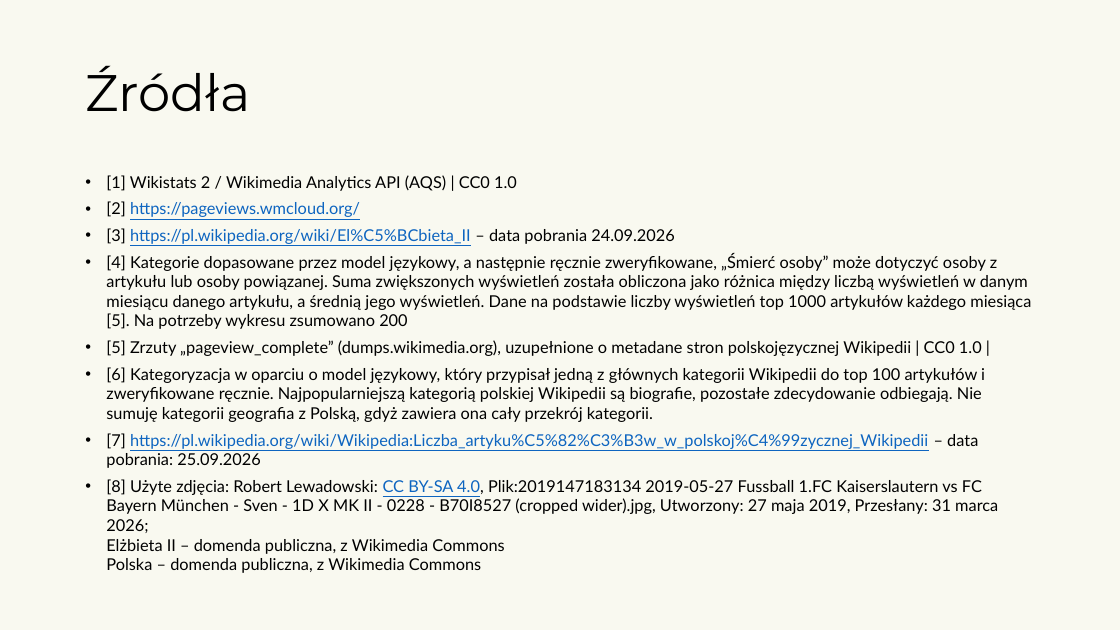
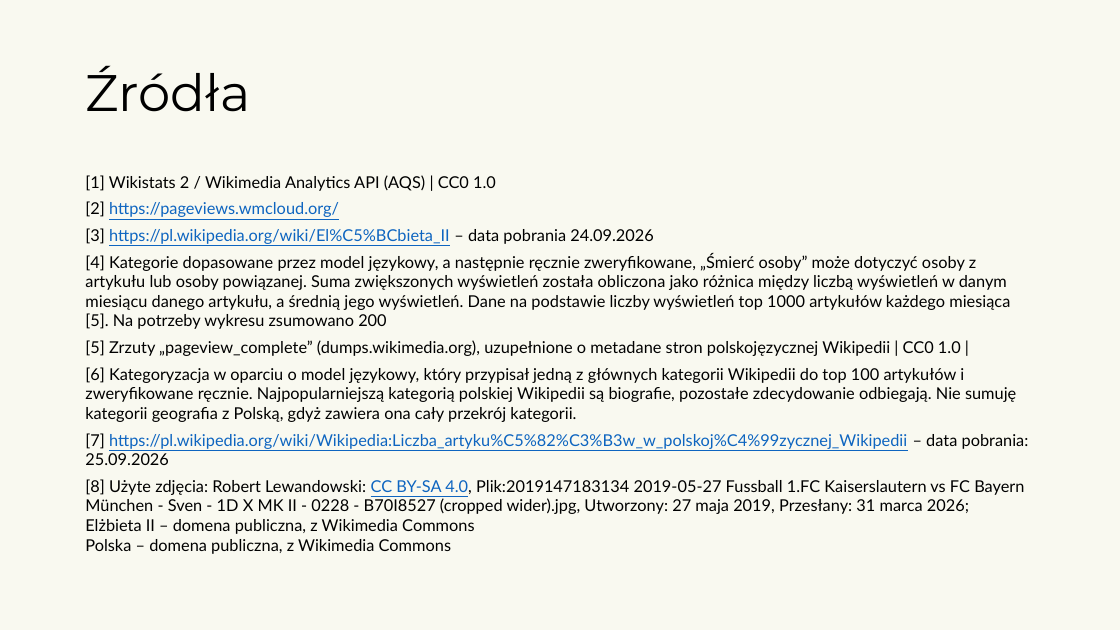
Before and after one commit to kotlarekm/BI_NGO_Wikipedia, a slide deck: slide 11 of storytelling/Storytelling.pptx (slide 12 before the commit). Drawn at 1120x630 pixels with LibreOffice and Linux fonts; fonts in the diff are those of the drawing; background and template pictures are left out. Boxes give left, top, right and bottom in pixels: in the first picture for what was removed or moved away, otherwise in the second. Text is boxed around its words. In the diff, an @@ line names an element or a change of style, - is before the commit and + after.

```diff
--- a/storytelling/Storytelling.pptx
+++ b/storytelling/Storytelling.pptx
@@ text at box(85, 175, 1029, 465): bullet • to none @@
@@ text at box(85, 479, 1024, 554): text changed @@
-• [8] Użyte zdjęcia: Robert Lewadowski: CC BY-SA 4.0, Plik:2019147183134 2019-05-27 Fussball 1.FC Kaiserslautern vs FC Bayern München - Sven - 1D X MK II - 0228 - B70I8527 (cropped wider).jpg, Utworzony: 27 maja 2019, Przesłany: 31 marca 2026;
-  Elżbieta II – domenda publiczna, z Wikimedia Commons
-  Polska – domenda publiczna, z Wikimedia Commons
+[8] Użyte zdjęcia: Robert Lewandowski: CC BY-SA 4.0, Plik:2019147183134 2019-05-27 Fussball 1.FC Kaiserslautern vs FC Bayern München - Sven - 1D X MK II - 0228 - B70I8527 (cropped wider).jpg, Utworzony: 27 maja 2019, Przesłany: 31 marca 2026;
+Elżbieta II – domena publiczna, z Wikimedia Commons
+Polska – domena publiczna, z Wikimedia Commons
```
Also in this commit, not shown: 10 other slides changed, 1 slide removed, 1 other file.
